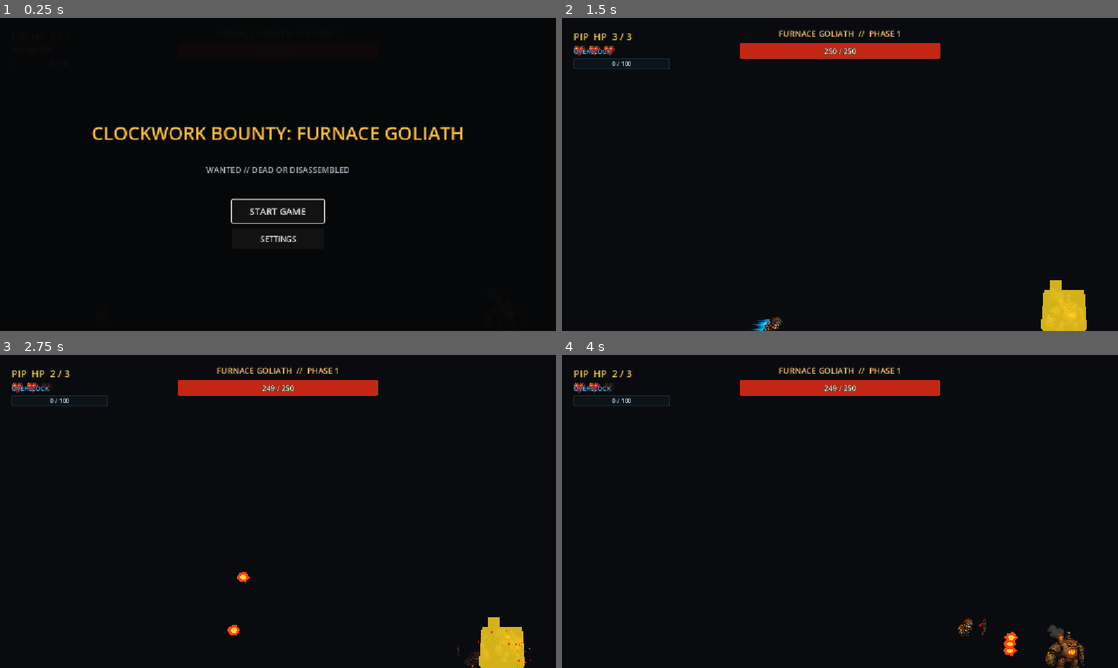
Above: before the commit, frames 1-4 (two rows, left to right).
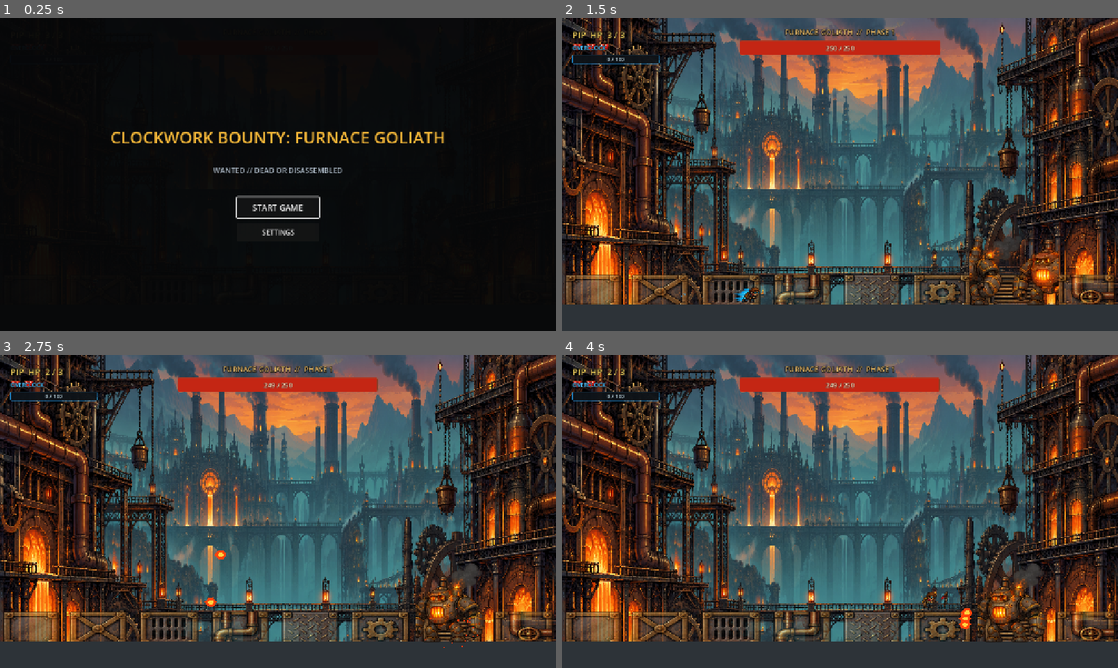
Above: after the commit, the same moments.

Repository: koushamoeini/Reign-of-Gears
Game: Godot game, scene res://main.tscn
Two runs of this game, one before a commit and one after it. Both use one fixed random seed, a clock stepped at 60 frames per second and the inputs below.
Inputs:
- Up to frame 1 (0.25 s): no input
- Up to frame 2 (1.5 s): click "START GAME" at 0.5 s; tap Enter at 1.25 s; hold Right (pip_move_right) from 1.28 s (still down); tap A (pip_dash) at 1.35 s
- Up to frame 3 (2.75 s): keep holding Right (pip_move_right); tap F (pip_jump) at 1.52, 2.27 s; tap D (pip_shoot) at 2.1 s
- Up to frame 4 (4 s): release Right (pip_move_right) at 2.78 s; hold Left (pip_move_left) 2.78-3.53 s; tap S (pip_special) at 2.85 s; hold Right (pip_move_right) from 3.53 s (still down); tap R at 3.6 s; tap F (pip_jump) at 3.77 s

The runs differ from the first frame. In frame 1, 3.2% of the frame differs, in the area x 16-84%, y 34-72%; in frame 2, 83%, in the area x 0-100%, y 0-100%; in frame 3, 83%; in frame 4, 83%.

Commit message:
Fix boss visuals and arena background

Diff:
--- a/bosses/furnace_goliath.gd
+++ b/bosses/furnace_goliath.gd
@@ -19,6 +19,12 @@
 const PHASE_THREE_FIRE_RATE_MULTIPLIER := 1.5
 const DASH_SPEED := 820.0
 const DASH_DURATION := 0.65
+const SPRITE_IDLE := Rect2(15, 490, 145, 190)
+const SPRITE_TELEGRAPH := Rect2(745, 490, 180, 190)
+const SPRITE_SHOOT := Rect2(20, 680, 180, 165)
+const SPRITE_RAGE := Rect2(930, 680, 180, 165)
+const SPRITE_DAMAGE := Rect2(270, 845, 160, 175)
+const SPRITE_DEATH := Rect2(530, 830, 250, 190)
 
 @export var fireball_scene: PackedScene = preload("res://bosses/fireball.tscn")
 
@@ -55,6 +61,7 @@
 
 
 func _physics_process(delta: float) -> void:
+	_face_player()
 	if not is_on_floor():
 		velocity += get_gravity() * delta
 
@@ -86,7 +93,6 @@
 	SoundManager.play_hit_sfx()
 	_show_hit_flash()
 	damage_sparks.restart()
-	sprite_art.region_rect = Rect2(270, 845, 160, 175)
 
 	_update_phase()
 
@@ -104,7 +110,7 @@
 	rage_glow.hide()
 	transition_shield.hide()
 	rage_fire_timer.stop()
-	sprite_art.region_rect = Rect2(530, 830, 250, 190)
+	sprite_art.region_rect = SPRITE_DEATH
 	_spawn_explosion()
 
 	var fade_tween := create_tween()
@@ -164,10 +170,8 @@
 func _telegraph_attack(next_state: State) -> void:
 	is_telegraphing = true
 	state_time_remaining = 999.0
-	telegraph_flash.color = Color(1.0, 0.12, 0.08, 0.82) if next_state == State.DASH_ATTACK else Color(1.0, 0.84, 0.12, 0.82)
-	telegraph_flash.show()
+	sprite_art.region_rect = SPRITE_TELEGRAPH
 	await get_tree().create_timer(0.5).timeout
-	telegraph_flash.hide()
 	is_telegraphing = false
 	if health > 0:
 		_change_state(next_state)
@@ -176,10 +180,10 @@
 func _show_hit_flash() -> void:
 	hit_flash_version += 1
 	var current_version := hit_flash_version
-	hit_flash.show()
+	sprite_art.region_rect = SPRITE_DAMAGE
 	await get_tree().create_timer(0.1).timeout
-	if current_version == hit_flash_version:
-		hit_flash.hide()
+	if current_version == hit_flash_version and health > 0:
+		_set_state_sprite()
 
 
 func _change_state(new_state: State) -> void:
@@ -188,12 +192,12 @@
 	match state:
 		State.IDLE:
 			state_time_remaining = IDLE_DURATION
-			sprite_art.region_rect = Rect2(15, 490, 145, 190)
+			_set_state_sprite()
 		State.SHOOTING:
-			sprite_art.region_rect = Rect2(20, 680, 180, 165)
+			sprite_art.region_rect = SPRITE_SHOOT
 			_shooting_sequence()
 		State.DASH_ATTACK:
-			sprite_art.region_rect = Rect2(745, 490, 180, 190)
+			sprite_art.region_rect = SPRITE_RAGE if phase == 3 else SPRITE_TELEGRAPH
 			state_time_remaining = DASH_DURATION
 			dash_direction = _direction_to_player()
 
@@ -259,28 +263,39 @@
 	next_attack_is_dash = true
 	phase_shift_sfx.play()
 	if phase == 3:
-		sprite_art.region_rect = Rect2(930, 680, 180, 165)
-		_start_rage_glow()
+		sprite_art.region_rect = SPRITE_RAGE
 		rage_fire_timer.start(PHASE_THREE_STREAM_INTERVAL)
 	phase_changed.emit(phase)
 	_start_transition_shield()
 
 
 func _start_rage_glow() -> void:
-	rage_glow.show()
-	if rage_tween and rage_tween.is_valid():
-		rage_tween.kill()
-	rage_tween = create_tween().set_loops()
-	rage_tween.tween_property(rage_glow, "modulate:a", 0.38, 0.22)
-	rage_tween.tween_property(rage_glow, "modulate:a", 0.9, 0.22)
+	_set_state_sprite()
 
 
 func _start_transition_shield() -> void:
 	is_transition_shield_active = true
-	transition_shield.show()
 	await get_tree().create_timer(PHASE_TRANSITION_SHIELD_DURATION).timeout
 	is_transition_shield_active = false
-	transition_shield.hide()
+
+
+func _set_state_sprite() -> void:
+	if phase == 3:
+		sprite_art.region_rect = SPRITE_RAGE
+	elif state == State.SHOOTING:
+		sprite_art.region_rect = SPRITE_SHOOT
+	elif state == State.DASH_ATTACK:
+		sprite_art.region_rect = SPRITE_TELEGRAPH
+	else:
+		sprite_art.region_rect = SPRITE_IDLE
+
+
+func _face_player() -> void:
+	if not is_instance_valid(player):
+		return
+	var faces_left := player.global_position.x < global_position.x
+	sprite_art.flip_h = faces_left
+	muzzle.position.x = -absf(muzzle.position.x) if faces_left else absf(muzzle.position.x)
 
 
 func _on_rage_fire_timer_timeout() -> void:
--- a/bosses/furnace_goliath.tscn
+++ b/bosses/furnace_goliath.tscn
@@ -5,8 +5,8 @@
 [ext_resource type="Texture2D" path="res://assets/clockwork_characters.png" id="3_sheet"]
 
 [sub_resource type="CapsuleShape2D" id="BossShape"]
-radius = 42.0
-height = 96.0
+radius = 32.0
+height = 72.0
 
 [sub_resource type="ParticleProcessMaterial" id="DamageSparkMaterial"]
 emission_shape = 1
@@ -64,8 +64,8 @@
 texture = ExtResource("3_sheet")
 region_enabled = true
 region_rect = Rect2(15, 490, 145, 190)
-position = Vector2(0, -10)
-scale = Vector2(0.58, 0.58)
+position = Vector2(0, -58)
+scale = Vector2(1.15, 1.15)
 z_index = 2
 
 [node name="Furnace" type="Polygon2D" parent="."]
--- a/main.tscn
+++ b/main.tscn
@@ -24,6 +24,7 @@
 color = Color(1, 1, 1, 1)
 
 [node name="Background" type="ColorRect" parent="." unique_id=356874502]
+z_index = -10
 offset_left = 1.0
 offset_top = -1.0
 offset_right = 1281.0
@@ -33,7 +34,7 @@
 
 [node name="FactoryParallax" type="Parallax2D" parent="."]
 scroll_scale = Vector2(0.18, 0.08)
-z_index = -5
+z_index = -9
 
 [node name="LevelBackground" type="Sprite2D" parent="FactoryParallax"]
 texture = ExtResource("9_sheet")
--- a/project.godot
+++ b/project.godot
@@ -21,6 +21,10 @@
 
 [display]
 
+window/size/viewport_width=1280
+window/size/viewport_height=720
+window/size/window_width_override=1280
+window/size/window_height_override=720
 window/stretch/mode="canvas_items"
 window/stretch/aspect="expand"
 
